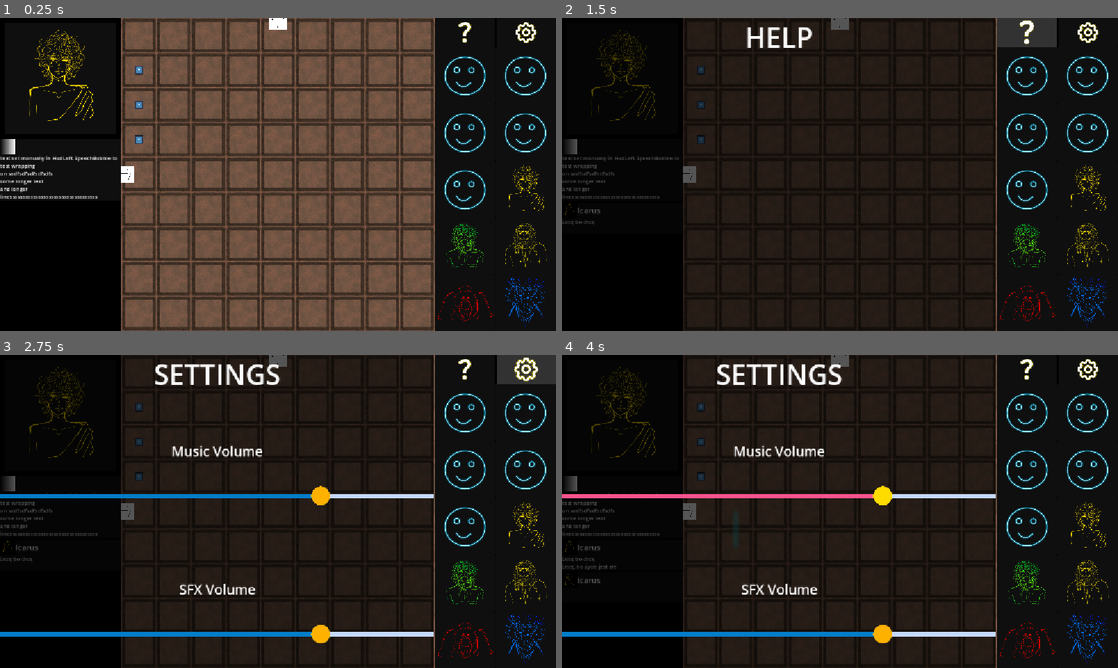
Above: before the commit, frames 1-4 (two rows, left to right).
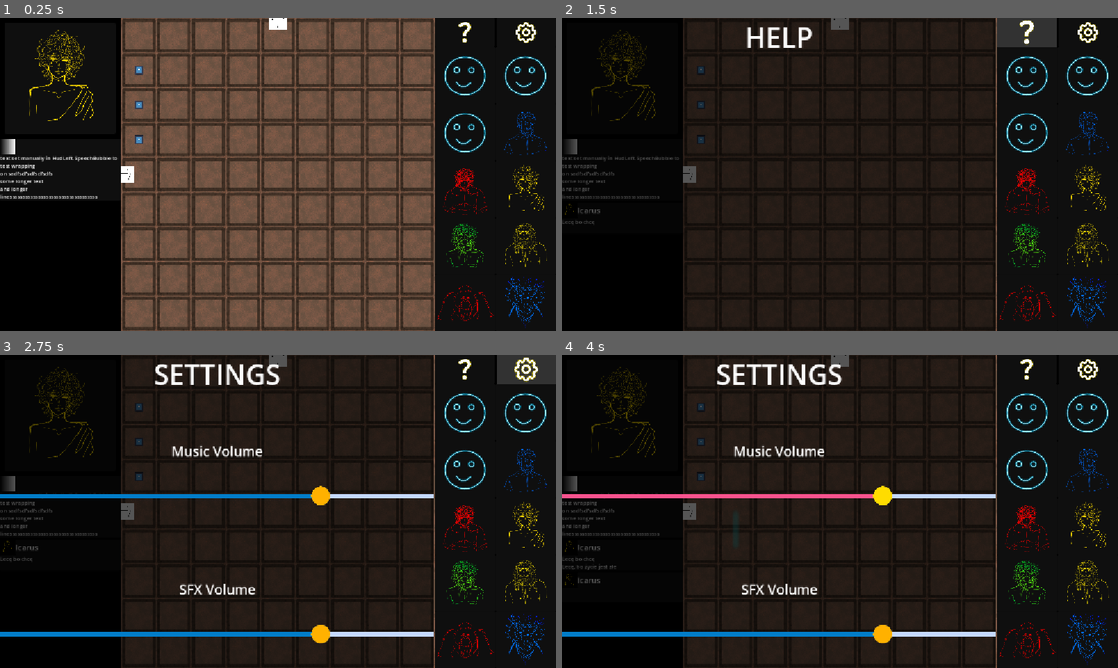
Above: after the commit, the same moments.

Repository: Wallted/ldjam-60
Game: Godot game, scene res://main.tscn
Two runs of this game, one before a commit and one after it. Both use one fixed random seed, a clock stepped at 60 frames per second and the inputs below. The engine's default icon, where the game draws it, is replaced by a stand-in: a white triangle on a blue panel in a dark square.
Inputs (mouse positions are in pixels of both pictures, inside the frame that each line leads up to):
- Up to frame 1 (0.25 s): no input
- Up to frame 2 (1.5 s): tap Enter at 0.5 s; move the mouse to (578, 71) at 0.52 s; hold W 0.53-1.25 s; tap R (rotate) at 0.6 s; click (578, 71) at 0.67 s; click (1029, 33) at 1.25 s
- Up to frame 3 (2.75 s): click (528, 370) at 2 s
- Up to frame 4 (4 s): tap Space at 2.75 s; move the mouse to (728, 527) at 2.77 s; tap T at 2.85 s; tap Enter at 3.5 s; move the mouse to (578, 511) at 3.52 s; hold W from 3.53 s (still down); tap R (rotate) at 3.6 s; click (578, 511) at 3.67 s

The runs differ from the first frame. In frame 1, 0.7% of the frame differs, in the area x 79-99%, y 30-63%; in frame 2, 0.7%; in frame 3, 0.7%; in frame 4, 0.7%.

Commit message:
update celt and goliath tres
Signed-off-by: Grzegorz Choinski <grzegorzchoinski97@gmail.com>

Diff:
--- a/assets/persons/celt.tres
+++ b/assets/persons/celt.tres
@@ -1,13 +1,16 @@
 [gd_resource type="Resource" script_class="PersonResource" format=3 uid="uid://jduf3we633ex"]
 
 [ext_resource type="Script" uid="uid://ckiddi47ks54w" path="res://assets/persons/person_resource.gd" id="1_5qo7x"]
-[ext_resource type="Texture2D" uid="uid://cjilmcj7xjcec" path="res://img/placeholder_1_idle.png" id="1_ssvx5"]
+[ext_resource type="Texture2D" uid="uid://gcmgdvkcodh8" path="res://HUD/img/celt_asleep.png" id="1_kkk1n"]
 [ext_resource type="Script" uid="uid://b2hdefaktpid6" path="res://assets/persons/avatar.gd" id="2_kkk1n"]
-[ext_resource type="Texture2D" uid="uid://qjj6t7nh1atq" path="res://img/placeholder_1_talking_2.png" id="3_r57vc"]
+[ext_resource type="Texture2D" uid="uid://d14nlk8v350dr" path="res://HUD/img/celt_awake.png" id="3_r57vc"]
 [ext_resource type="Script" uid="uid://wr2j5o31je5k" path="res://assets/persons/dialogue_line.gd" id="4_kkk1n"]
 
 [sub_resource type="Resource" id="Resource_5813k"]
 script = ExtResource("2_kkk1n")
+asleep = ExtResource("1_kkk1n")
+idle = ExtResource("1_kkk1n")
+talking = ExtResource("3_r57vc")
 metadata/_custom_type_script = "uid://b2hdefaktpid6"
 
 [sub_resource type="Resource" id="Resource_kkk1n"]
--- a/assets/persons/goliath.tres
+++ b/assets/persons/goliath.tres
@@ -1,13 +1,16 @@
 [gd_resource type="Resource" script_class="PersonResource" format=3 uid="uid://e0rywutbukxu"]
 
-[ext_resource type="Texture2D" uid="uid://cjilmcj7xjcec" path="res://img/placeholder_1_idle.png" id="1_bwhvt"]
+[ext_resource type="Texture2D" uid="uid://112symxkc1ax" path="res://HUD/img/goliath_asleep.png" id="1_b1cj3"]
 [ext_resource type="Script" uid="uid://ckiddi47ks54w" path="res://assets/persons/person_resource.gd" id="1_kjs0d"]
 [ext_resource type="Script" uid="uid://b2hdefaktpid6" path="res://assets/persons/avatar.gd" id="2_b1cj3"]
-[ext_resource type="Texture2D" uid="uid://qjj6t7nh1atq" path="res://img/placeholder_1_talking_2.png" id="3_q4fnq"]
+[ext_resource type="Texture2D" uid="uid://cnpnqn6808gaa" path="res://HUD/img/goliath_awake.png" id="3_q4fnq"]
 [ext_resource type="Script" uid="uid://wr2j5o31je5k" path="res://assets/persons/dialogue_line.gd" id="4_b1cj3"]
 
 [sub_resource type="Resource" id="Resource_c5fji"]
 script = ExtResource("2_b1cj3")
+asleep = ExtResource("1_b1cj3")
+idle = ExtResource("1_b1cj3")
+talking = ExtResource("3_q4fnq")
 metadata/_custom_type_script = "uid://b2hdefaktpid6"
 
 [sub_resource type="Resource" id="Resource_b1cj3"]
Not shown, added: HUD/img/celt_asleep.png.import
Not shown, added: HUD/img/celt_awake.png.import
Not shown, added: HUD/img/goliath_asleep.png.import
Not shown, added: HUD/img/goliath_awake.png.import
